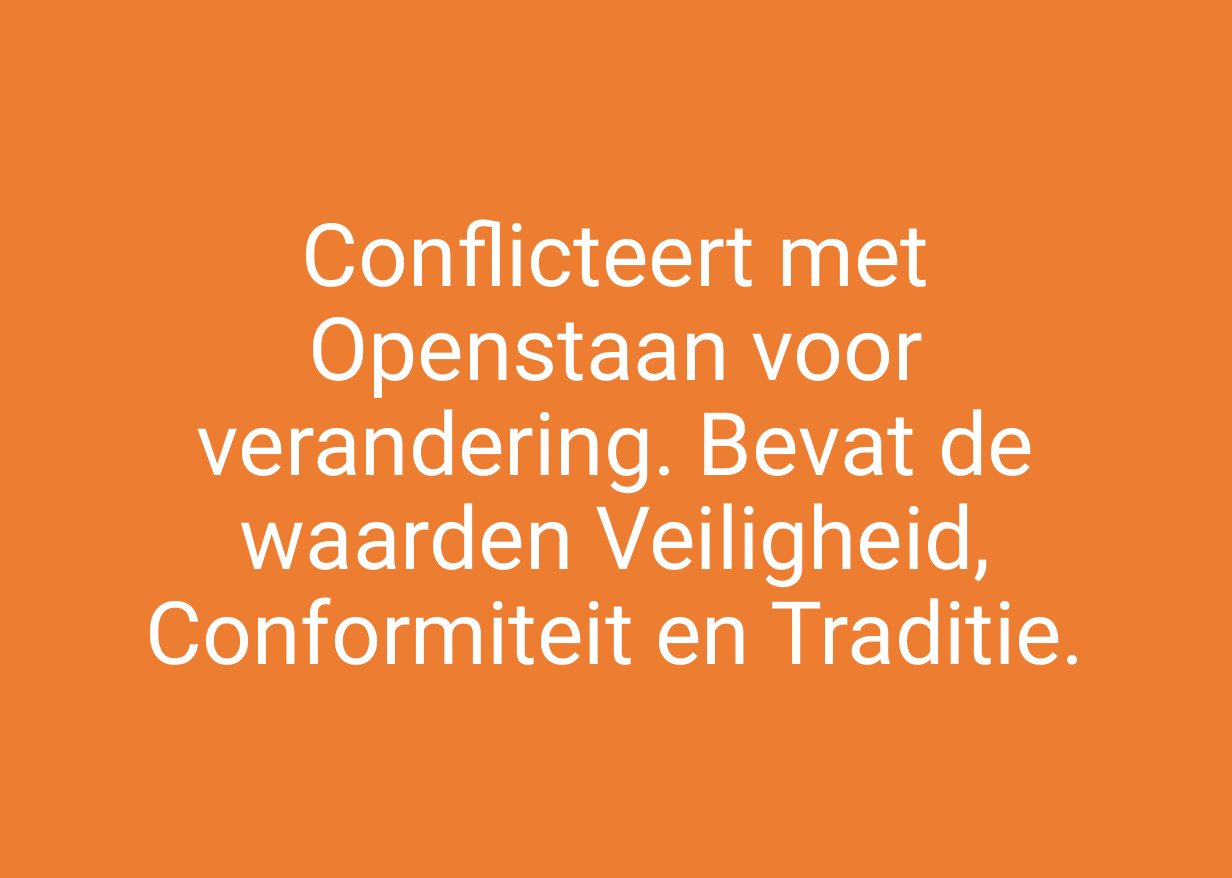
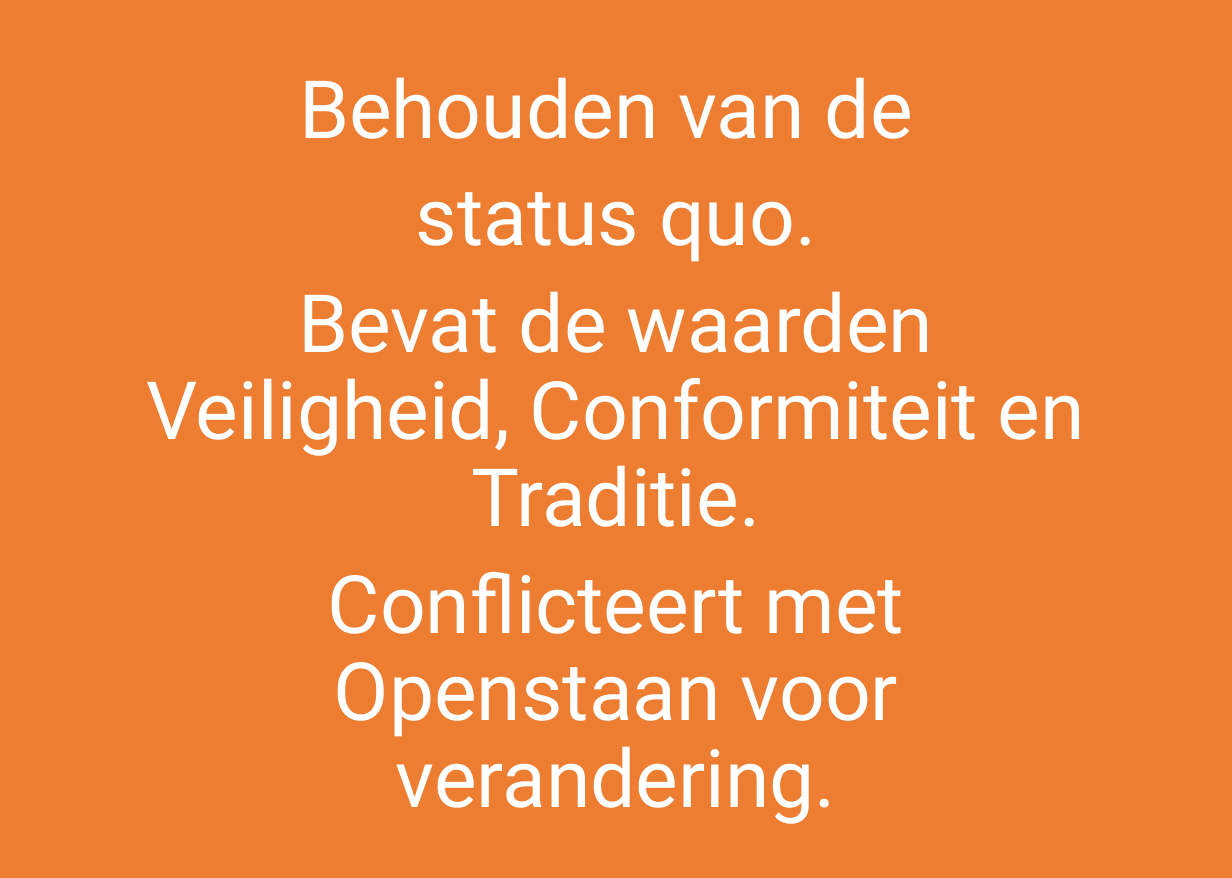
Before and after one commit to ScrumFacilitators/Schwartz-Universal-Values, a slide deck: slide 18 of Schwartz Basis Menselijke Waarden.pptx. Drawn at 1232x878 pixels with LibreOffice and Linux fonts; fonts in the diff are those of the drawing; background and template pictures are left out. Boxes give left, top, right and bottom in pixels: in the first picture for what was removed or moved away, otherwise in the second. Text is boxed around its words. In the diff, an @@ line names an element or a change of style, - is before the commit and + after.

```diff
--- a/Schwartz Basis Menselijke Waarden.pptx
+++ b/Schwartz Basis Menselijke Waarden.pptx
@@ text at (x1=146, y1=77, x2=1085, y2=824): text changed; size 43.5 to 40 pt @@
-Conflicteert met Openstaan voor verandering. Bevat de waarden Veiligheid, Conformiteit en Traditie.
+Behouden van de
+status quo.
+Bevat de waarden Veiligheid, Conformiteit en Traditie.
+Conflicteert met Openstaan voor verandering.
```
Also in this commit, not shown: 6 other slides changed.
